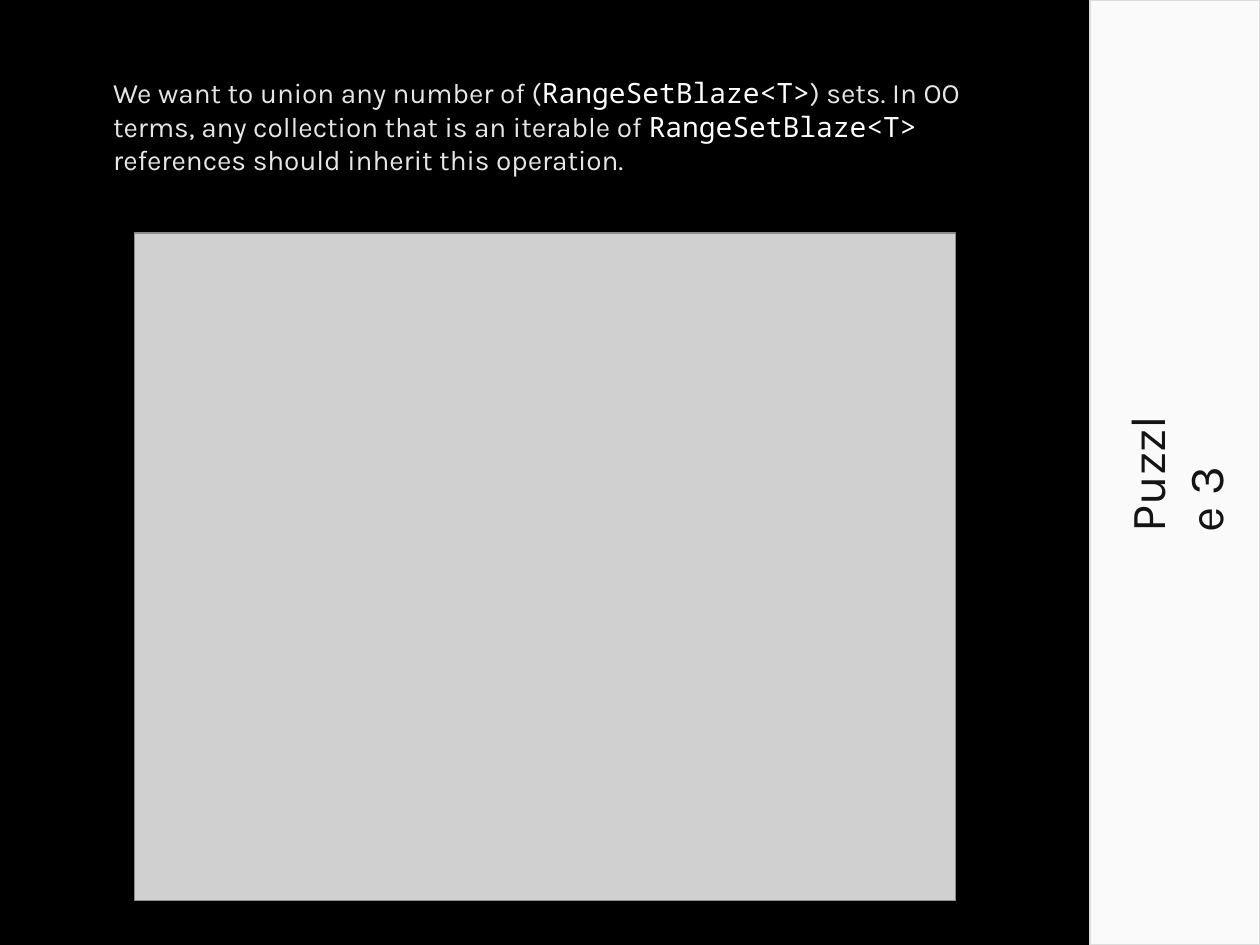
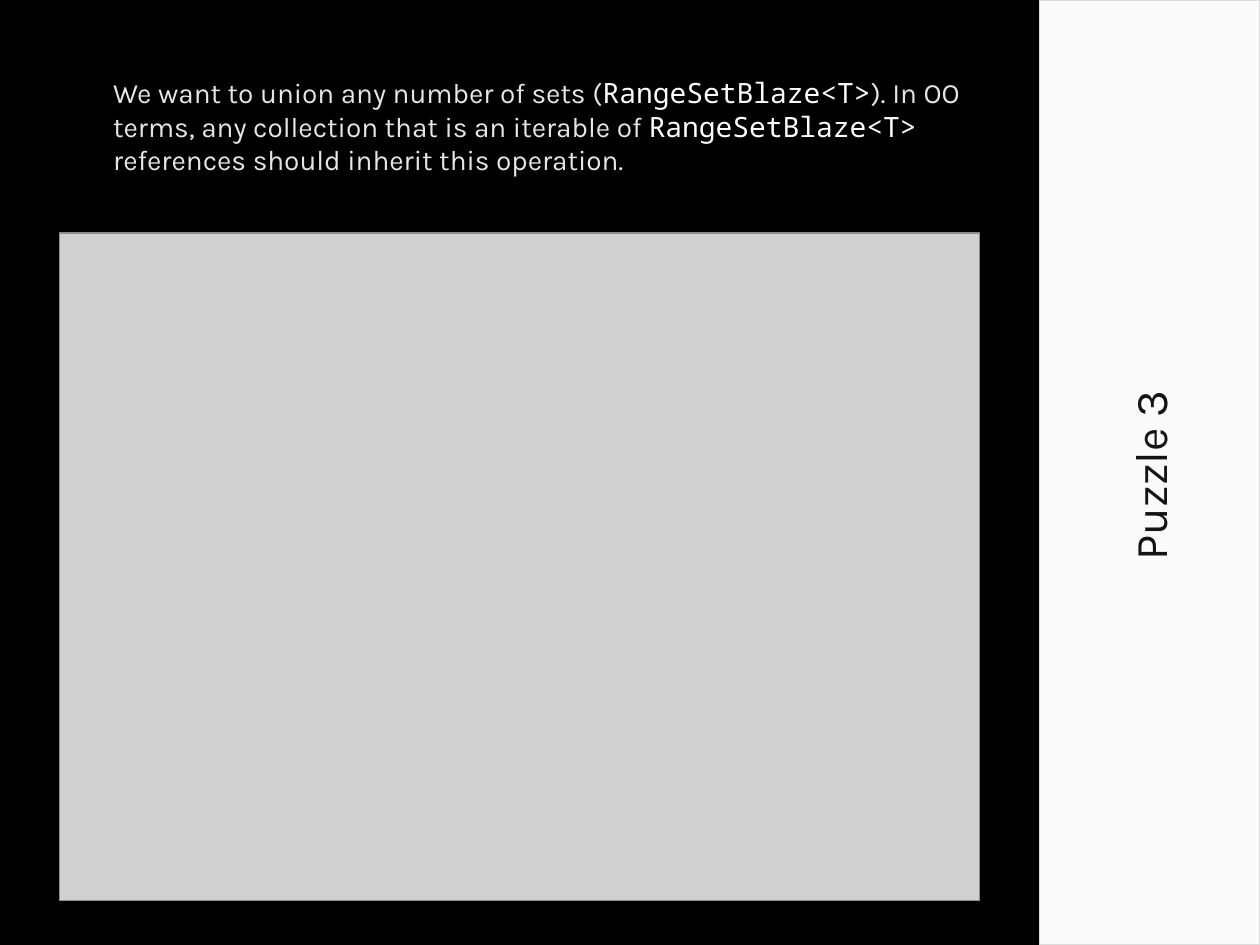
Before and after one commit to CarlKCarlK/inherit, a slide deck: slide 1 of docs/example3_walkthrough.pptx. Drawn at 1260x945 pixels with LibreOffice and Linux fonts; fonts in the diff are those of the drawing; grey boxes stand for pictures. Boxes give left, top, right and bottom in pixels: in the first picture for what was removed or moved away, otherwise in the second. Text is boxed around its words. In the diff, an @@ line names an element or a change of style, - is before the commit and + after.

```diff
--- a/docs/example3_walkthrough.pptx
+++ b/docs/example3_walkthrough.pptx
@@ rectangle: place and size @@
-rectangle at <box>1090,0,1260,945</box>
+rectangle at <box>1040,0,1260,945</box>
@@ text at <box>113,81,960,177</box>: text changed @@
-We want to union any number of (RangeSetBlaze<T>) sets. In OO terms, any collection that is an iterable of RangeSetBlaze<T> references should inherit this operation.
+We want to union any number of sets (RangeSetBlaze<T>). In OO terms, any collection that is an iterable of RangeSetBlaze<T> references should inherit this operation.
@@ picture: place and size @@
-picture at <box>135,233,955,901</box>
+picture at <box>59,233,979,901</box>
@@ text "Puzzle 3": place and size @@
-text "Puzzle 3" at <box>1173,469,1237,493</box>
+text "Puzzle 3" at <box>1121,393,1180,556</box>
@@ text "Puzzle 3" at <box>1121,393,1180,556</box>: size 28 to 26 pt @@
```
Also in this commit, not shown: 3 other slides changed, 13 other files.
